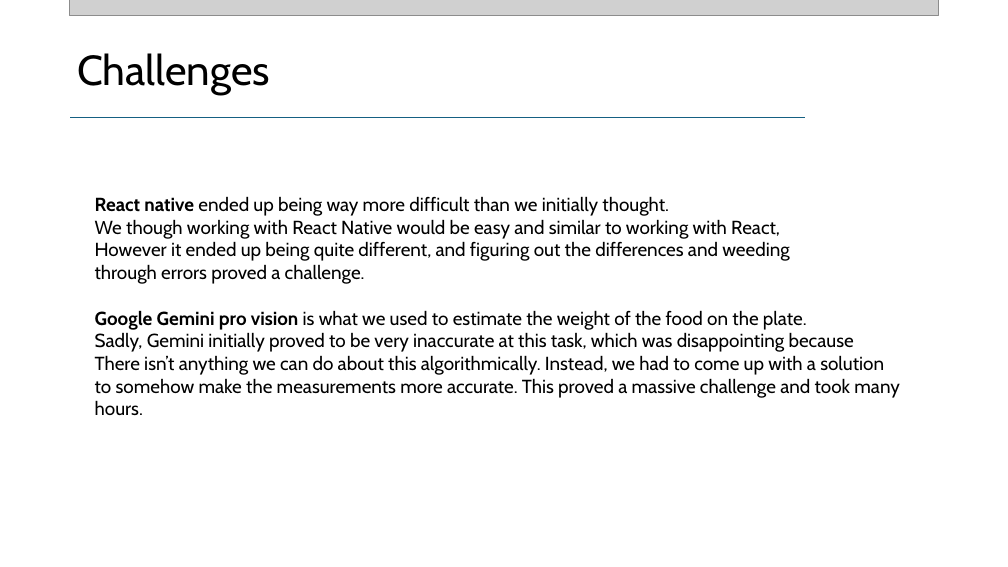
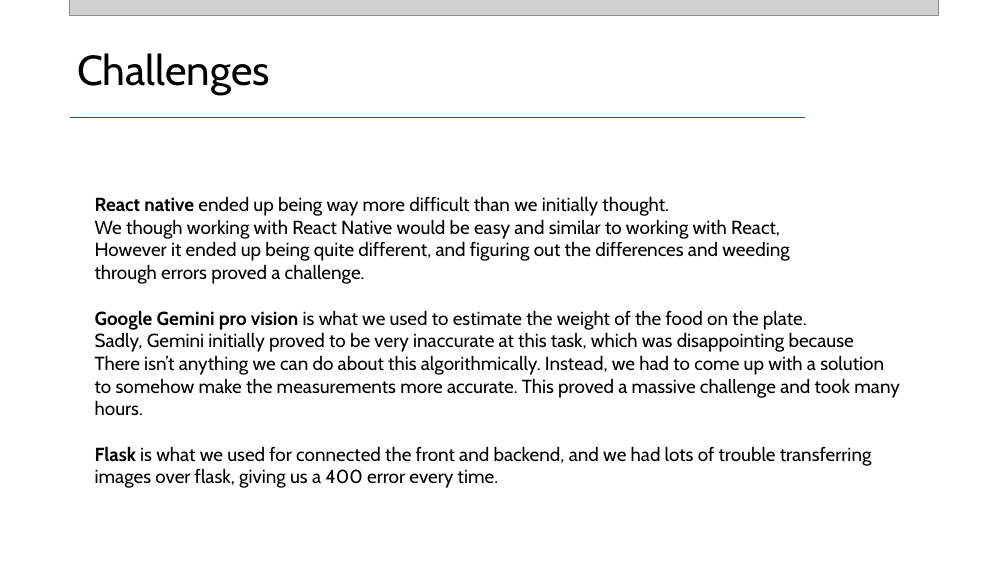
Before and after one commit to jln-code/carbonfork, a slide deck: slide 8 of CarbonFork Presentation.pptx. Drawn at 1008x567 pixels with LibreOffice and Linux fonts; fonts in the diff are those of the drawing; grey boxes stand for pictures. Boxes give left, top, right and bottom in pixels: in the first picture for what was removed or moved away, otherwise in the second. Text is boxed around its words. In the diff, an @@ line names an element or a change of style, - is before the commit and + after.

Commit message:
better presentation

```diff
--- a/CarbonFork Presentation.pptx
+++ b/CarbonFork Presentation.pptx
@@ text at box(95, 446, 872, 488): paragraph added @@
+Flask is what we used for connected the front and backend, and we had lots of trouble transferring images over flask, giving us a 400 error every time.
```
